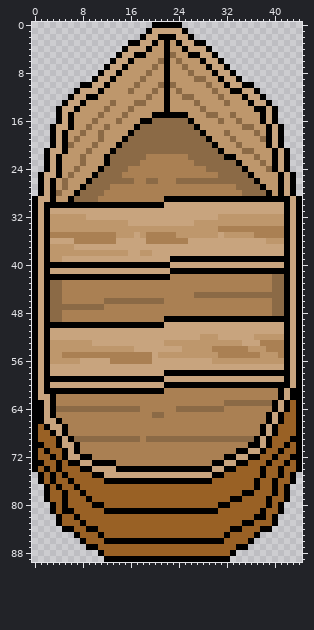
A sprite sheet gets an edit: public/transport/rowboat/rowboat-up.png. The picture above was drawn from the file before the commit.
The file is 45x90 pixels. Colours within 5 levels of each other are drawn and written as one.
After the commit:
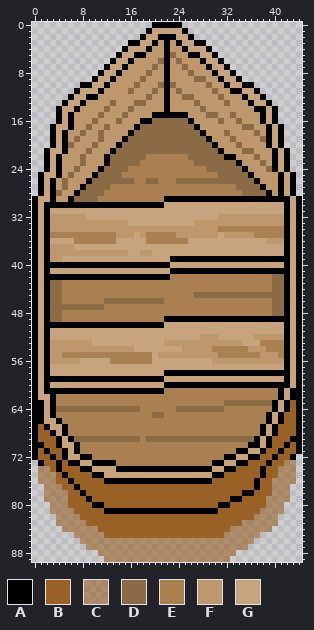
Palette (. is transparent): A #000000  B #996125  C #99612596  D #8b6a46  E #aa8053  F #be976c  G #c8a47e
The exact change:
@@ x 0..44 @@
 71 ABABBAGAEEEEEEEEEEEEEEEEEEEEEEEEEEAAGGABBABBA
-72 ABBABAGGAAEEEEEEEEEEEEEEEEEEEEEEAAGGAABBABBAA
-73 AABBABAAGGAAAAEEEEEEEEEEEEEEEEAAGGAABBBABBABA
-74 ABABABBBAAGGGGAAAAAAAAAAAAAAAAGGAABBBBABBABBA
-75 .ABABABBBBAAGGGGGGGGGGGGGGGGGGAABBBBBBABBABA.
-76 .ABABBABBBBBAAAAAAAAAAAAAAAAAABBBBBBBABBABBA.
-77 ..ABABBABBBBBBBBBBBBBBBBBBBBBBBBBBBBBABBABA..
-78 ..ABBABBABBBBBBBBBBBBBBBBBBBBBBBBBBAABBBABA..
-79 ..ABBABBBABBBBBBBBBBBBBBBBBBBBBBBAABBBBABBA..
-80 ...ABABBBBAABBBBBBBBBBBBBBBBBBBAABBBBBBABA...
-81 ...ABAABBBBBAAAAAAAAAAAAAAAAAAABBBBBBBABBA...
-82 ....ABBABBBBBBBBBBBBBBBBBBBBBBBBBBBBBAABA....
-83 ....ABBBABBBBBBBBBBBBBBBBBBBBBBBBBBAABBBA....
-84 .....AABBAABBBBBBBBBBBBBBBBBBBBBBAABBBAA.....
-85 .......ABBBABBBBBBBBBBBBBBBBBBBBABBBBA.......
-86 ........ABBBAAAAAAAAAAAAAAAAAAAABBBBA........
-87 .........AABBBBBBBBBBBBBBBBBBBBBBBAA.........
-88 ...........ABBBBBBBBBBBBBBBBBBBBBA...........
-89 ............AAAAAAAAAAAAAAAAAAAAA............
+72 ABBABAGGAAEEEEEEEEEEEEEEEEEEEEEEAAGGAABBABBA.
+73 .ABBABAAGGAAAAEEEEEEEEEEEEEEEEAAGGAABBBABBCC.
+74 .CCBABBBAAGGGGAAAAAAAAAAAAAAAAGGAABBBBABBCCC.
+75 .CCCBABBBBAAGGGGGGGGGGGGGGGGGGAABBBBBBABBCCC.
+76 .CCCBBABBBBBAAAAAAAAAAAAAAAAAABBBBBBBABBCCCC.
+77 ..CCCBBABBBBBBBBBBBBBBBBBBBBBBBBBBBBBABBCCC..
+78 ..CCCCBBABBBBBBBBBBBBBBBBBBBBBBBBBBAABBBCCC..
+79 ..CCCCBBBABBBBBBBBBBBBBBBBBBBBBBBAABBBBCCCC..
+80 ...CCCBBBBAABBBBBBBBBBBBBBBBBBBAABBBBBBCCC...
+81 ...CCCCBBBBBAAAAAAAAAAAAAAAAAAABBBBBBBCCCC...
+82 ....CCCCBBBBBBBBBBBBBBBBBBBBBBBBBBBBBCCCC....
+83 ....CCCCCBBBBBBBBBBBBBBBBBBBBBBBBBBCCCCCC....
+84 .....CCCCCCBBBBBBBBBBBBBBBBBBBBBBCCCCCCC.....
+85 .......CCCCCBBBBBBBBBBBBBBBBBBBBCCCCCC.......
+86 ........CCCCCCCCCCCCCCCCCCCCCCCCCCCCC........
+87 .........CCCCCCCCCCCCCCCCCCCCCCCCCCC.........
+88 ...........CCCCCCCCCCCCCCCCCCCCCCC...........
+89 ............CCCCCCCCCCCCCCCCCCCCC............
Pixel boxes of the changes (left, top, right, bottom) in both pictures:
changed: (32, 454, 302, 562)
